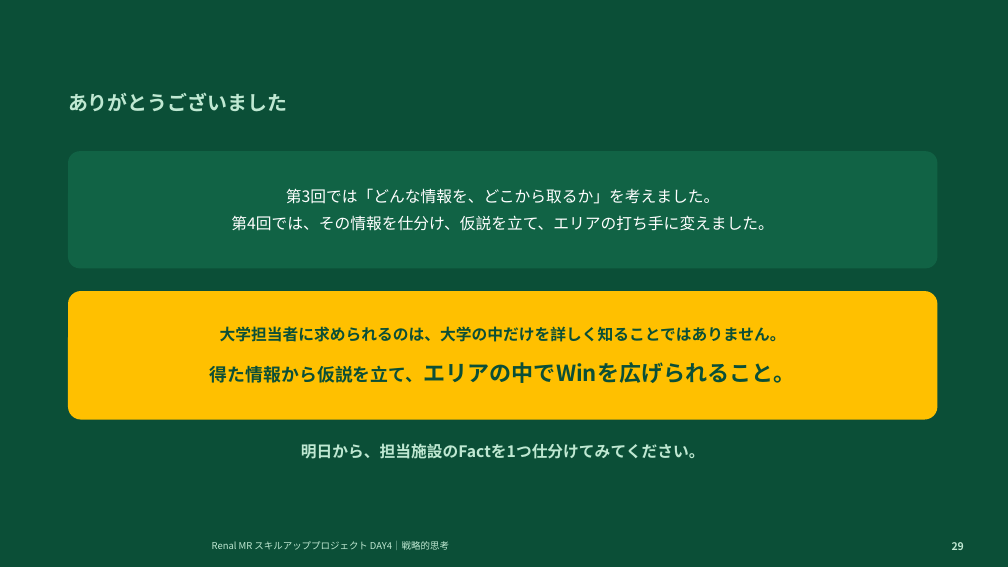
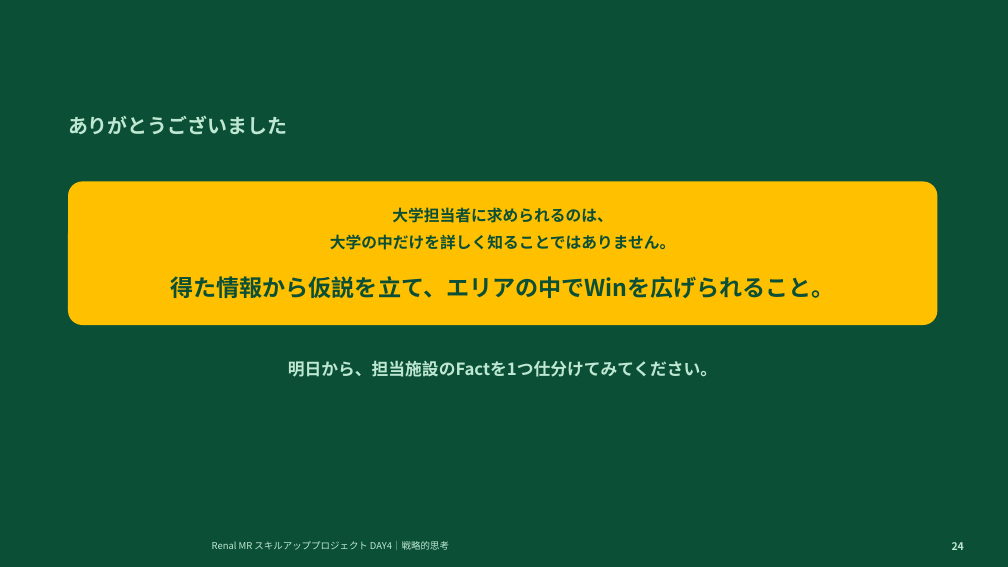
Before and after one commit to TAKUYA-1187/Claude, a slide deck: slide 24 of novartis_training/DAY4_ちょっと分かるだけで世界が変わる.pptx (slide 29 before the commit). Drawn at 1008x567 pixels with LibreOffice and Linux fonts; fonts in the diff are those of the drawing; background and template pictures are left out. Boxes give left, top, right and bottom in pixels: in the first picture for what was removed or moved away, otherwise in the second. Text is boxed around its words. In the diff, an @@ line names an element or a change of style, - is before the commit and + after.

```diff
--- a/novartis_training/DAY4_ちょっと分かるだけで世界が変わる.pptx
+++ b/novartis_training/DAY4_ちょっと分かるだけで世界が変わる.pptx
@@ text "ありがとうございました" moved from (x1=68, y1=93, x2=287, y2=112) to (x1=68, y1=116, x2=287, y2=135) @@
@@ rounded rectangle removed at (x1=68, y1=151, x2=938, y2=268) @@
-第3回では「どんな情報を、どこから取るか」を考えました。
-第4回では、その情報を仕分け、仮説を立て、エリアの打ち手に変えました。
@@ rounded rectangle "大学担当者に求められるのは、" resized from (x1=68, y1=291, x2=938, y2=420) to (x1=68, y1=181, x2=938, y2=325) @@
@@ text in rounded rectangle at (x1=330, y1=207, x2=675, y2=250): text changed @@
-大学担当者に求められるのは、大学の中だけを詳しく知ることではありません。
+大学担当者に求められるのは、
+大学の中だけを詳しく知ることではありません。
@@ text in rounded rectangle at (x1=171, y1=276, x2=835, y2=298): size 17 to 22 pt, size 21 to 22 pt in "得た情報から仮説を立て、エリアの中でWinを広げられること。" @@
@@ text "明日から、担当施設のFactを1つ仕分けてみてください。" moved from (x1=301, y1=443, x2=705, y2=459) to (x1=288, y1=360, x2=717, y2=377) @@
@@ text "明日から、担当施設のFactを1つ仕分けてみてください。" at (x1=288, y1=360, x2=717, y2=377): size 15 to 16 pt @@
@@ text at (x1=952, y1=542, x2=964, y2=550): text changed @@
-29
+24
```
Also in this commit, not shown: 21 other slides changed, 6 slides removed, 2 other files.
